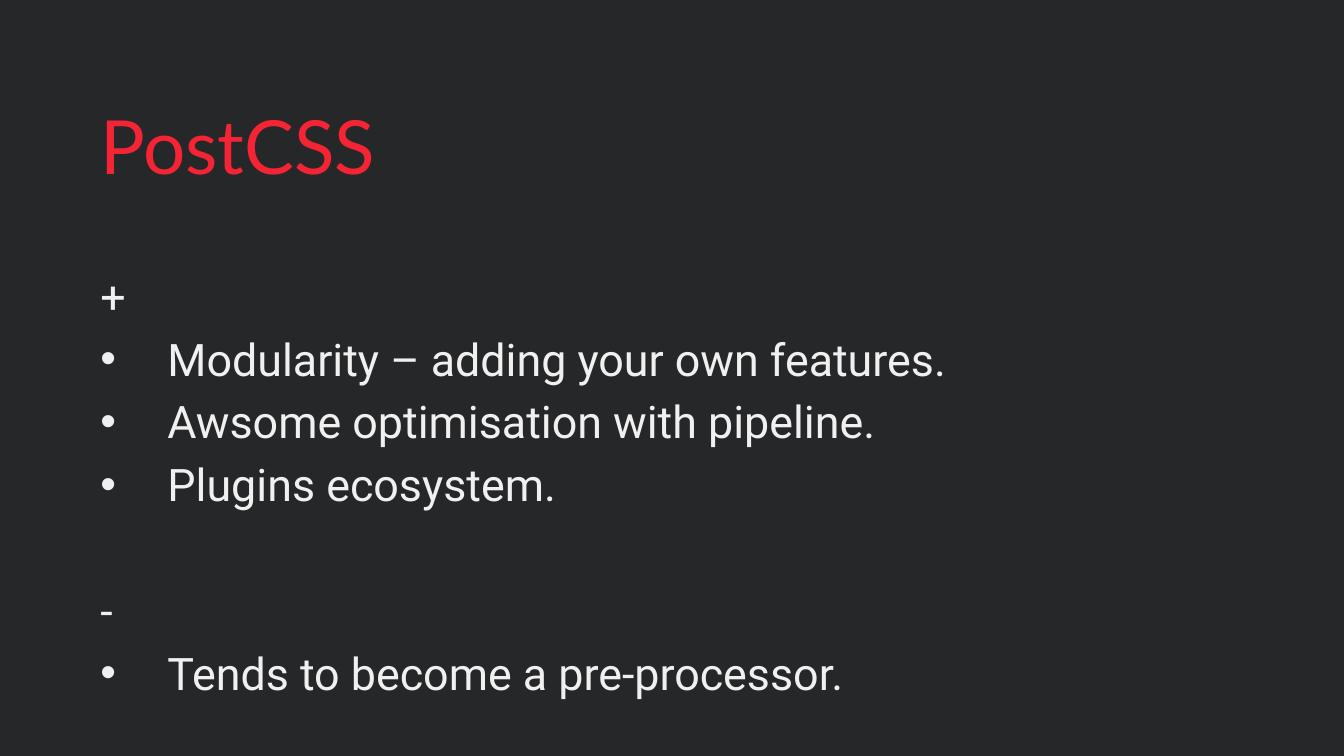
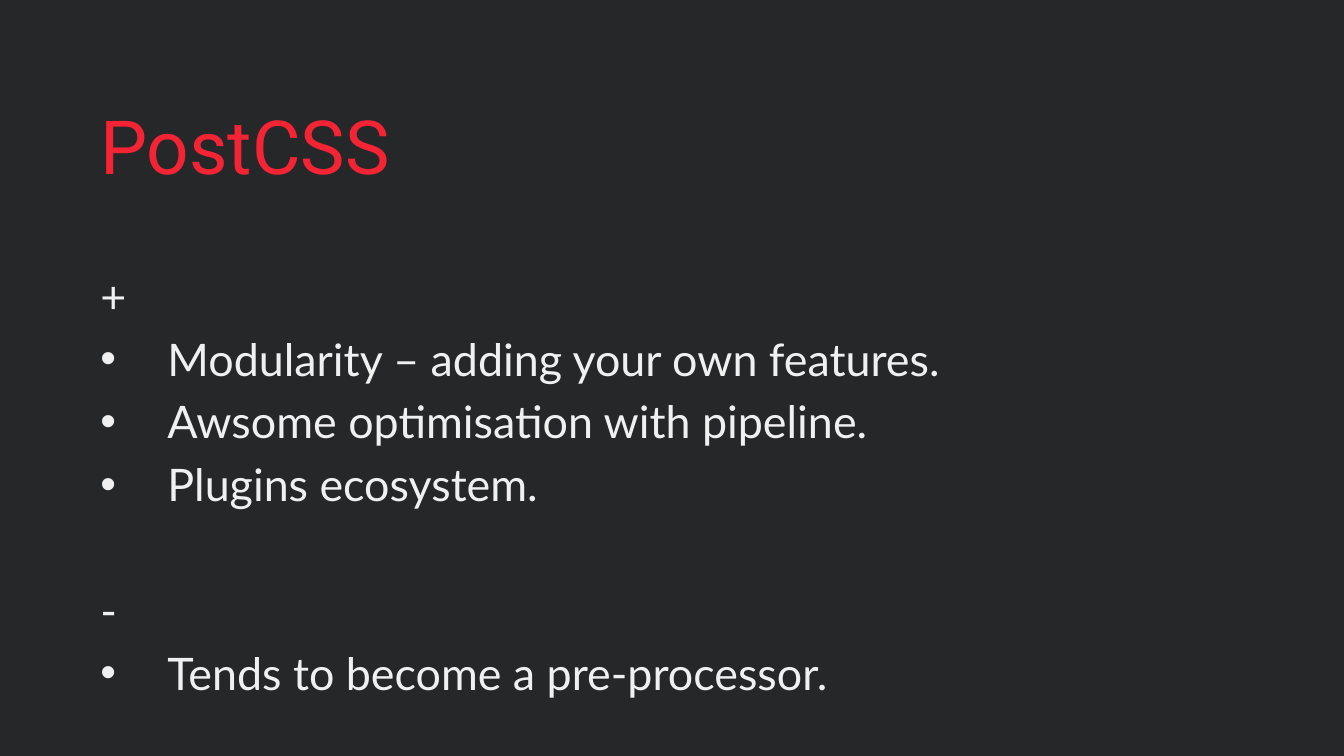
Before and after one commit to mihaeltomic/postcss-presentation, a slide deck: slide 5 of PostCSS.pptx. Drawn at 1344x756 pixels with LibreOffice and Linux fonts; fonts in the diff are those of the drawing; background and template pictures are left out. Boxes give left, top, right and bottom in pixels: in the first picture for what was removed or moved away, otherwise in the second. Text is boxed around its words. In the diff, an @@ line names an element or a change of style, - is before the commit and + after.

Commit message:
Added .ppsx and styling fixes

```diff
--- a/PostCSS.pptx
+++ b/PostCSS.pptx
@@ title "PostCSS" at (x1=100, y1=120, x2=389, y2=175): font Lato to Roboto @@
@@ text "+" at (x1=167, y1=343, x2=940, y2=698): font Roboto to Lato @@
```
Also in this commit, not shown: 8 other slides changed, 9 other files.
